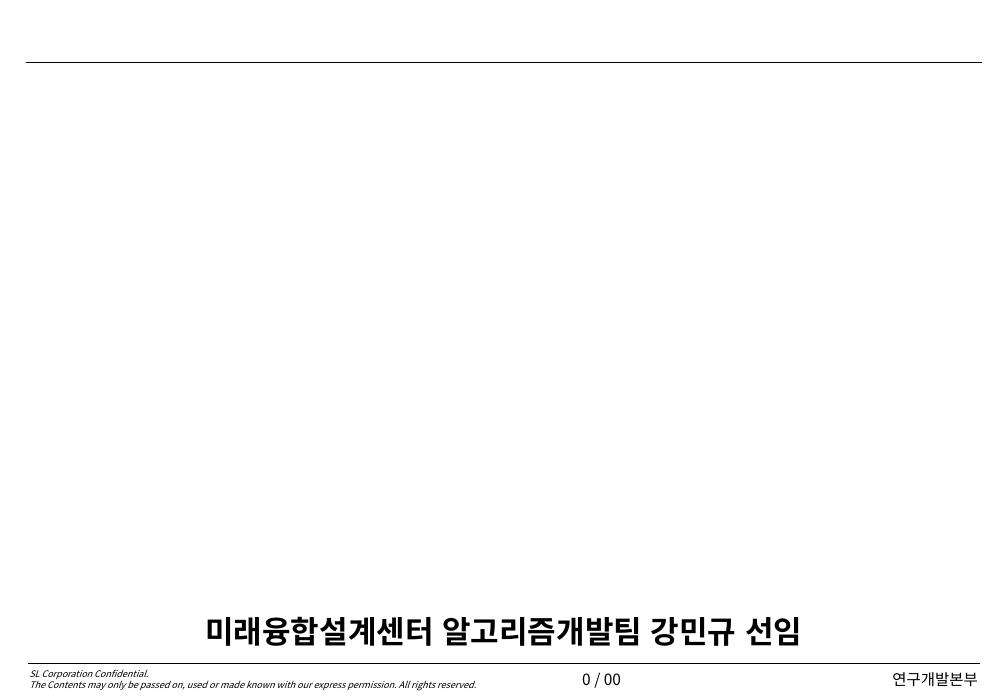
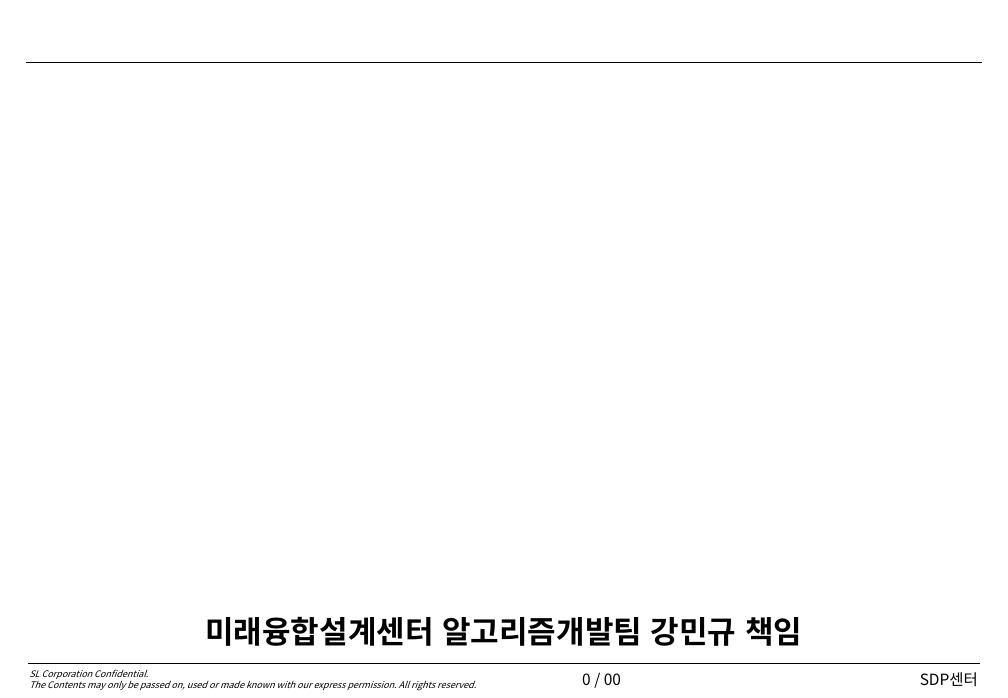
Before and after one commit to mgk2100/ppt-generator, a slide deck: slide 1 of ref/표지.pptx. Drawn at 1008x698 pixels with LibreOffice and Linux fonts; fonts in the diff are those of the drawing; background and template pictures are left out. Boxes give left, top, right and bottom in pixels: in the first picture for what was removed or moved away, otherwise in the second. Text is boxed around its words. In the diff, an @@ line names an element or a change of style, - is before the commit and + after.

```diff
--- a/ref/표지.pptx
+++ b/ref/표지.pptx
@@ text at (205,616,802,646): text changed @@
-미래융합설계센터 알고리즘개발팀 강민규 선임
+미래융합설계센터 알고리즘개발팀 강민규 책임
@@ text at (920,672,978,687): text changed @@
-연구개발본부
+SDP센터
```
Also in this commit, not shown: 1 other slide changed, 20 other files.
